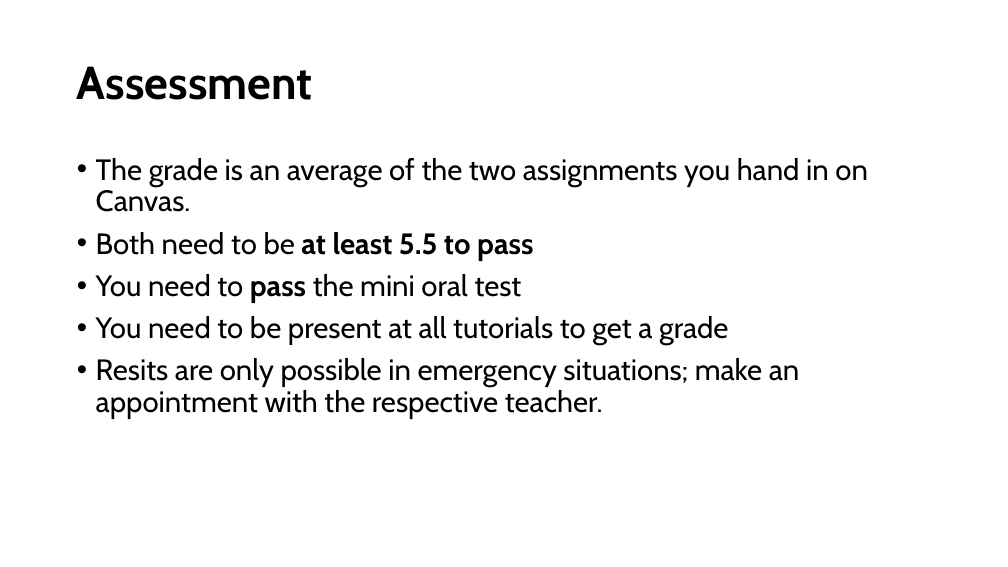
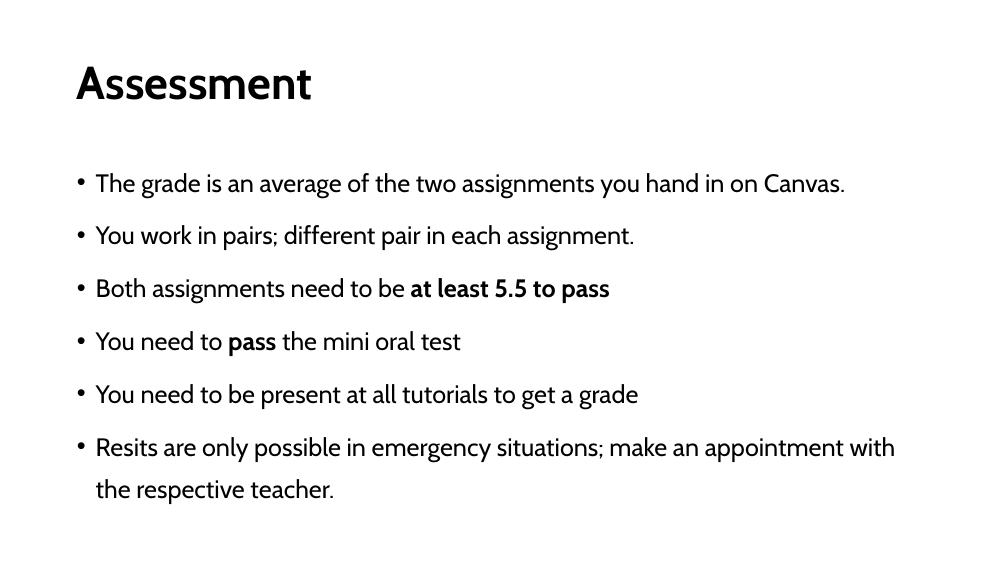
Before and after one commit to mishapaauw/molecular-data-analysis, a slide deck: slide 8 of lectures/0_course_introduction.pptx. Drawn at 1008x567 pixels with LibreOffice and Linux fonts; fonts in the diff are those of the drawing. Boxes give left, top, right and bottom in pixels: in the first picture for what was removed or moved away, otherwise in the second. Text is boxed around its words. In the diff, an @@ line names an element or a change of style, - is before the commit and + after.

```diff
--- a/lectures/0_course_introduction.pptx
+++ b/lectures/0_course_introduction.pptx
@@ text at (x1=96, y1=173, x2=896, y2=504): size 28 to 24 pt in "The grade is an average of the ...", "You need to pass the mini oral ...", "You need to be present at all ...", "Resits are only possible in emergency situations; ..."; line spacing 0.9 to 1.4 @@
@@ text at (x1=96, y1=225, x2=634, y2=303): text changed; size 28 to 24 pt; bold off @@
-• Both need to be at least 5.5 to pass
+• You work in pairs; different pair in each assignment.
+• Both assignments need to be at least 5.5 to pass
```
Also in this commit, not shown: 2 other slides changed, 2 slides added, 2 slides removed, 6 other files.
